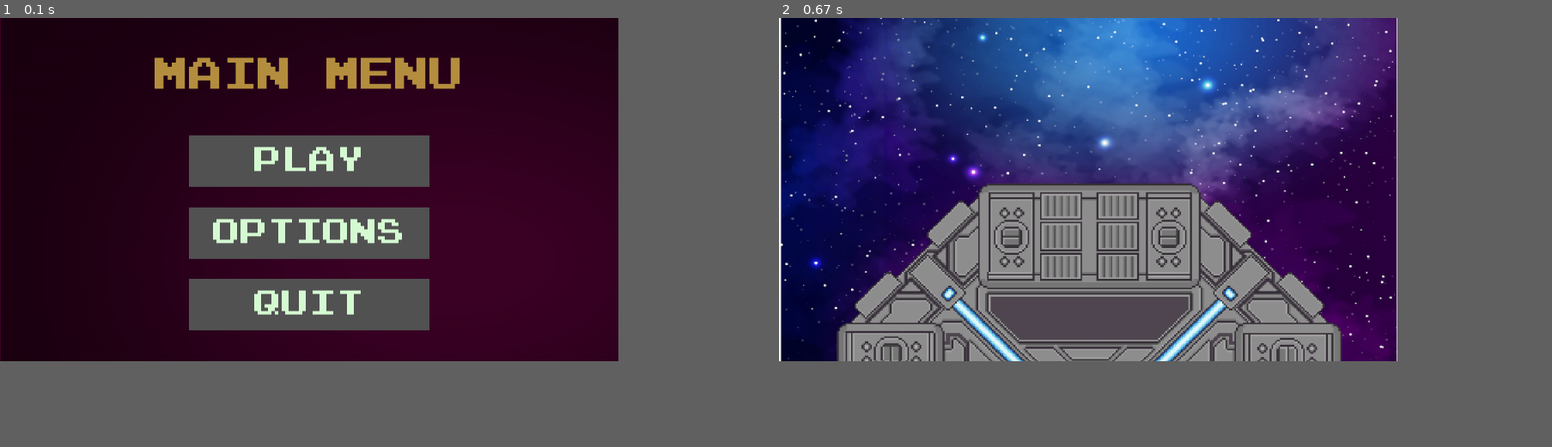
Above: before the commit, frames 1-2 (left to right).
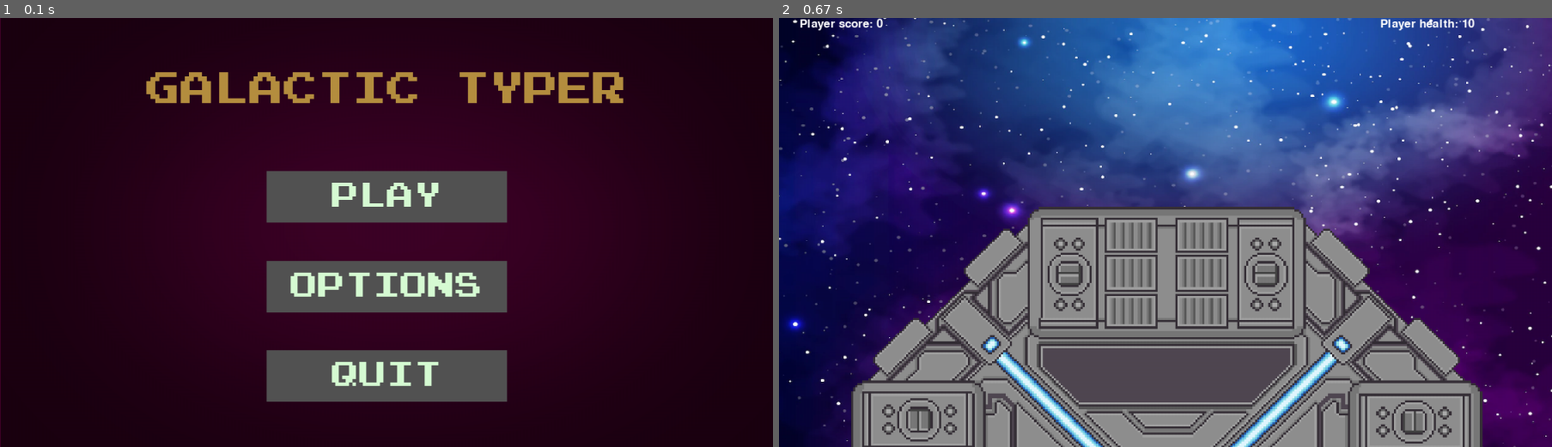
Above: after the commit, the same moments.

Repository: tylerdonison/CSE310-Seven-Up-Team-Project
Game: pygame game, started from main.py
The game is run twice, just before and just after one commit, with the same random seed, the same clock (stepped at 60 frames per second) and the same inputs.
Inputs:
- Up to frame 1 (0.1 s): no input
- Up to frame 2 (0.67 s): click "PLAY" at 0.38 s
In our replay, the window is 720x400 before the commit and 900x500 after it. These sizes can differ from the game's own. Grey fills any space a smaller window leaves; there, only what the larger window draws over its background counts as a difference.

The runs differ from the first frame. In frame 1, 20% of the frame differs, in the area x 0-81%, y 9-100%; in frame 2, 65%, in the area x 0-100%, y 0-100%.

Commit message:
Added score and health to screen, added difficulty to options screen

Diff:
--- a/button.py
+++ b/button.py
@@ -6,13 +6,17 @@
 from constants import ASSET_PATH, MUSIC
 class Button():
 	select_button_sound = os.path.join(ASSET_PATH, "Sounds", "Menu_Navigate_03.wav")
-	def __init__(self, image, pos, text_input, font, base_color, hovering_color):
+	def __init__(self, image, pos, text_input, font, base_color, hovering_color, options_size=False):
 		# Scale the image to the appropriate size to accomodate font size
 		self.image = image
-		try:
-			self.image = pygame.transform.scale(image, (350, 75))
-		except TypeError:
-			pass
+		if not options_size:
+			try:
+				self.image = pygame.transform.scale(image, (350, 75))
+			except TypeError:
+				# Pass: no image was given
+				pass
+		else:
+			self.image = pygame.transform.scale(image, (200, 40))
 		self.x_pos = pos[0]
 		self.y_pos = pos[1]
 		self.font = font
--- a/constants.py
+++ b/constants.py
@@ -13,15 +13,15 @@
 LETTER_SIZE = 5
 ASTEROID_VEL = 5
 BORDER_DISTANCE = 10
-WIDTH = 900
-HEIGHT = 500
+WIDTH = 900 * 1.25
+HEIGHT = 500 * 1.25
 
-#This is a file that contains default values that can be called repeatedly.
-#This file will also allow for easy testing of speeds, etc.
+# This is a file that contains default values that can be called repeatedly.
+# This file will also allow for easy testing of speeds, etc.
 
 WIN = pygame.display.set_mode((WIDTH, HEIGHT))
 
-#Colors, maybe we need to agree on a theme.
+# Colors, maybe we need to agree on a theme.
 #         RED   GREEN BLUE
 WHITE =  (255,  255,  255)
 BLACK =  (0,    0,    0)
@@ -33,19 +33,20 @@
 PURPLE = (255,  0,    255)
 BROWN =  (255,  255,  0)
 
-MAIN_FONT = pygame.font.SysFont("comicsans", 100) #can change, just showing that fonts can be made via this, first variable is the system's font, second is the size
+MAIN_FONT = pygame.font.SysFont("comicsans", 100)
+ROCK_FONT = pygame.font.SysFont("comicsans", 40)
+STATS_FONT = pygame.font.SysFont("comicsans", 25)
 
 FPS = 60
 ASTEROID_VEL = 5
-BORDER_DISTANCE = 10 #to spawn asteroids in the borders of the game
-LETTER_SIZE = 5 #for use in asteroids
+BORDER_DISTANCE = 10 # to spawn asteroids in the borders of the game
+LETTER_SIZE = 5 # for use in asteroids
 
-ASTEROID_HIT = pygame.USEREVENT + 1 #for collision between bullet and successful type?
-CANNON_HIT = pygame.USEREVENT + 2   #for collision between asteriod and cannon
+ASTEROID_HIT = pygame.USEREVENT + 1 # for collision between bullet and successful type?
+CANNON_HIT = pygame.USEREVENT + 2   # for collision between asteriod and cannon
 DEFAULT_PATH = os.path
 ASSET_PATH = DEFAULT_PATH.join("Assets")
 
 SPACESTATION_SIZE = (WIDTH- (WIDTH/10), WIDTH- (WIDTH/10))
 
 TIMER_COUNT = 0
-ROCK_FONT = pygame.font.SysFont('comicsans', 40)
--- a/display.py
+++ b/display.py
@@ -4,6 +4,8 @@
 from words import Word
 from constants import *
 from asteroid import Asteroid
+from health import Health
+from score import Score
 
 pygame.display.set_caption("Seven-Up Space")
 
@@ -19,6 +21,28 @@
     Timer = 0
     asteroid_list = []
     clock = pygame.time.Clock()
+
+    # Draw the startup cast before entering game loop
+
+    SPACE = pygame.transform.scale(pygame.image.load(
+          os.path.join(#"CSE310-Seven-Up-Team-Project-main",
+          ASSET_PATH, "Pictures", "Backgrounds", "Background.PNG")),
+          (WIDTH * 1.1, HEIGHT))
+
+    # Shift the image to the left so that it can fit the whole screen
+    WIN.blit(SPACE, (-50,0))
+
+    SPACESTATION = pygame.transform.scale(pygame.image.load(
+          os.path.join(#"CSE310-Seven-Up-Team-Project-main",
+          ASSET_PATH, "Pictures", "Space-Station", "Space Station.png")),
+          (SPACESTATION_SIZE))
+
+    WIN.blit(SPACESTATION, (WIDTH/2-(SPACESTATION_SIZE[0]/2), HEIGHT-(SPACESTATION_SIZE[0]/2)+100))
+
+    # Draw the score and the health
+    score = Score()
+    health = Health(10)
+
     while self.run:
 
       # Look for quit and pause events
@@ -51,18 +75,7 @@
 
         #handle win?
 
-        #draw background
-        SPACE = pygame.transform.scale(pygame.image.load(
-          os.path.join(#"CSE310-Seven-Up-Team-Project-main",
-          ASSET_PATH, "Pictures", "Backgrounds", "Background.PNG")),
-          (WIDTH, HEIGHT))
-        WIN.blit(SPACE, (0,0))
 
-        SPACESTATION = pygame.transform.scale(pygame.image.load(
-          os.path.join(#"CSE310-Seven-Up-Team-Project-main",
-          ASSET_PATH, "Pictures", "Space-Station", "Space Station.png")),
-          (SPACESTATION_SIZE))
-        WIN.blit(SPACESTATION, (WIDTH/2-(SPACESTATION_SIZE[0]/2), HEIGHT-(SPACESTATION_SIZE[0]/2)+100))
         for rock in asteroid_list:
           WIN.blit(rock.used_image, (rock.x, rock.y))
 
--- a/health.py
+++ b/health.py
@@ -10,6 +10,6 @@
         self._draw_health()
 
     def _draw_health(self) -> None:
-        text = MAIN_FONT.render(f"Player health: {self._health}", 1, WHITE)
-        WIN.blit(text, (100, 600))
+        text = STATS_FONT.render(f"Player health: {self._health}", 1, WHITE)
+        WIN.blit(text, (WIDTH - 250, 0))
         pygame.display.update()
--- a/menu.py
+++ b/menu.py
@@ -10,11 +10,14 @@
 from display import Display
 
 class Menu(Display):
-    BG = pygame.image.load(os.path.join(ASSET_PATH, "MenuBackground.png"))
+    BG = pygame.transform.scale(pygame.image.load(os.path.join(ASSET_PATH, "MenuBackground.png")), (WIDTH,HEIGHT))
 
     def __init__(self):
+        # Set the default for the difficulty as easy
+        self.difficulty = "EASY"
         # Draw the main menu
         super().__init__()
+
 
     def _get_font(self, size): # Returns Press-Start-2P in the desired size
         return pygame.font.Font(os.path.join(ASSET_PATH, "font.ttf"), size)
@@ -53,23 +56,45 @@
         OPTIONS_RECT = OPTIONS_TEXT.get_rect(center=(WIDTH/2, HEIGHT/6))
         WIN.blit(OPTIONS_TEXT, OPTIONS_RECT)
 
+
         OPTIONS_BACK = Button(image=None, pos=(WIDTH/2, HEIGHT/6 * 4.5),
                             text_input="BACK", font=self._get_font(75), base_color="Black", hovering_color="Green")
+
+        EASY = Button(image=pygame.image.load(os.path.join(ASSET_PATH, "Play Rect.png")), pos=(WIDTH/5, HEIGHT/6 * 2.5),
+                            text_input="EASY", font=self._get_font(30), base_color="#d7fcd4", hovering_color="White", options_size=True)
+
+        MEDIUM = Button(image=pygame.image.load(os.path.join(ASSET_PATH, "Play Rect.png")), pos=(WIDTH/5 * 2.5, HEIGHT/6 * 2.5),
+                            text_input="MEDIUM", font=self._get_font(30), base_color="#d7fcd4", hovering_color="White", options_size=True)
+
+        HARD = Button(image=pygame.image.load(os.path.join(ASSET_PATH, "Play Rect.png")), pos=(WIDTH/5 * 4, HEIGHT/6 * 2.5),
+                            text_input="HARD", font=self._get_font(30), base_color="#d7fcd4", hovering_color="White", options_size=True)
+
+        OPTIONS = (OPTIONS_BACK, EASY, MEDIUM, HARD)
 
         while True:
             OPTIONS_MOUSE_POS = pygame.mouse.get_pos()
 
-            OPTIONS_BACK.changeColor(OPTIONS_MOUSE_POS)
-            OPTIONS_BACK.update(WIN)
+            # See if any of the options are being hovered over.
+            # If so, change and update color
+            for option in OPTIONS:
+                option.changeColor(OPTIONS_MOUSE_POS)
+                option.update(WIN)
 
             for event in pygame.event.get():
                 if event.type == pygame.QUIT:
                     pygame.quit()
                     sys.exit()
                 if event.type == pygame.MOUSEBUTTONDOWN:
-                    if OPTIONS_BACK.checkForInput(OPTIONS_MOUSE_POS):
-                        # Go back to main function
-                        self.draw_window()
+                    for option in OPTIONS:
+                        if option.text_input == "BACK" and option.checkForInput(OPTIONS_MOUSE_POS):
+                            # Go back to main function
+                            self.draw_window()
+                        elif option.checkForInput(OPTIONS_MOUSE_POS):
+                            # Update the difficulty
+                            self.difficulty = option.text_input
+                            MUSIC.load(Button.select_button_sound)
+                            MUSIC.play()
+
 
             pygame.display.update()
 
@@ -77,7 +102,7 @@
     def draw_window(self):
         WIN.blit(Menu.BG, (0, 0))
 
-        MENU_TEXT = self._get_font(50).render("MAIN MENU", True, "#b68f40")
+        MENU_TEXT = self._get_font(50).render("GALACTIC TYPER", True, "#b68f40")
         MENU_RECT = MENU_TEXT.get_rect(center=(WIDTH/2, HEIGHT/6))
 
         PLAY_BUTTON = Button(image=pygame.image.load(os.path.join(ASSET_PATH, "Play Rect.png")), pos=(WIDTH/2, HEIGHT/6 * 2.5),
@@ -86,11 +111,13 @@
                             text_input="OPTIONS", font=self._get_font(40), base_color="#d7fcd4", hovering_color="White")
         QUIT_BUTTON = Button(image=pygame.image.load(os.path.join(ASSET_PATH, "Quit Rect.png")), pos=(WIDTH/2, HEIGHT/6 * 5),
                             text_input="QUIT", font=self._get_font(40), base_color="#d7fcd4", hovering_color="White")
+        BUTTONS = (PLAY_BUTTON, OPTIONS_BUTTON, QUIT_BUTTON)
+
         while True:
             MENU_MOUSE_POS = pygame.mouse.get_pos()
             WIN.blit(MENU_TEXT, MENU_RECT)
 
-            for button in [PLAY_BUTTON, OPTIONS_BUTTON, QUIT_BUTTON]:
+            for button in BUTTONS:
                 button.changeColor(MENU_MOUSE_POS)
                 button.update(WIN)
 
--- a/score.py
+++ b/score.py
@@ -10,6 +10,6 @@
         self._draw_score()
 
     def _draw_score(self) -> None:
-        text = MAIN_FONT.render(f"Player score: {self._score}", 1, WHITE)
-        WIN.blit(text, (100, 0))
+        text = STATS_FONT.render(f"Player score: {self._score}", 1, WHITE)
+        WIN.blit(text, (30, 0))
         pygame.display.update()
